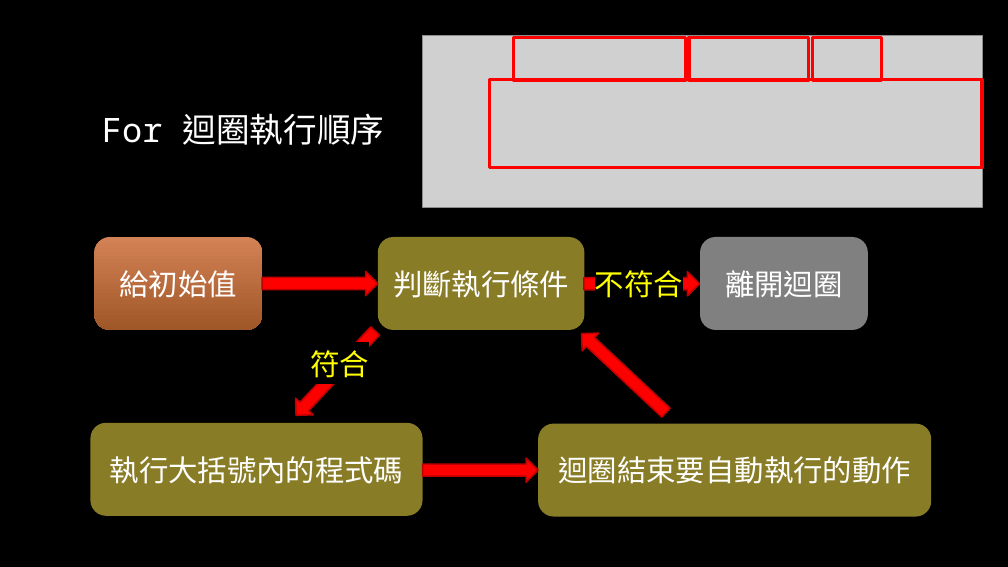
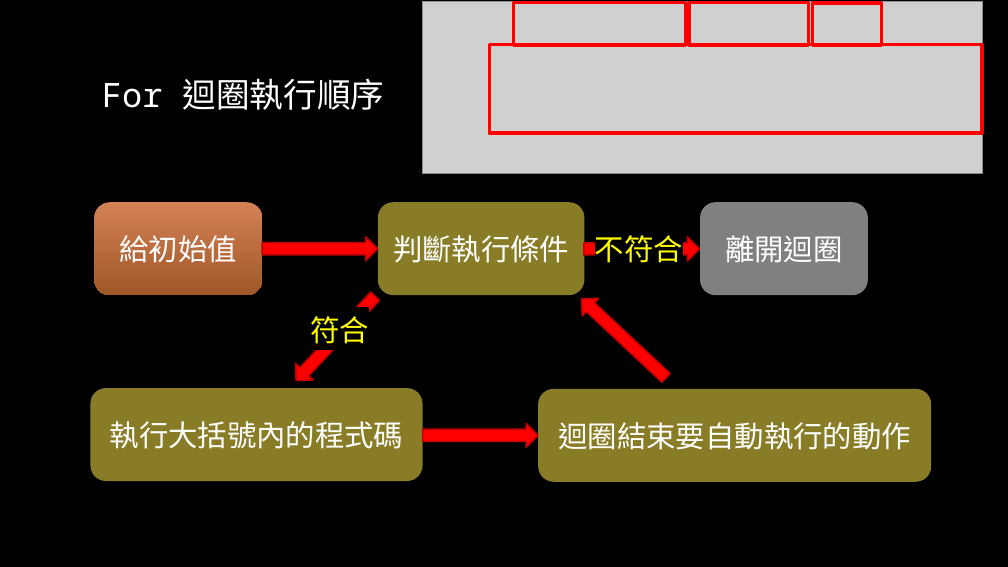
Before and after one commit to liuutin9/2023_summer_camp, a slide deck: slide 9 of 電機_C_Day_2.pptx. Drawn at 1008x567 pixels with LibreOffice and Linux fonts; fonts in the diff are those of the drawing; grey boxes stand for pictures; background and template pictures are left out. Boxes give left, top, right and bottom in pixels: in the first picture for what was removed or moved away, otherwise in the second. Text is boxed around its words. In the diff, an @@ line names an element or a change of style, - is before the commit and + after.

```diff
--- a/電機_C_Day_2.pptx
+++ b/電機_C_Day_2.pptx
@@ 5 rounded rectangles, 5 right arrows, 4 rectangles, 1 picture, 1 title, 1 text: place and size @@
-5 rounded rectangles, 5 right arrows, 4 rectangles, 1 picture, 1 title, 1 text at bbox=[91, 36, 982, 516]
+5 rounded rectangles, 5 right arrows, 4 rectangles, 1 picture, 1 title, 1 text at bbox=[91, 1, 982, 482]
```
Also in this commit, not shown: 30 other slides changed.
